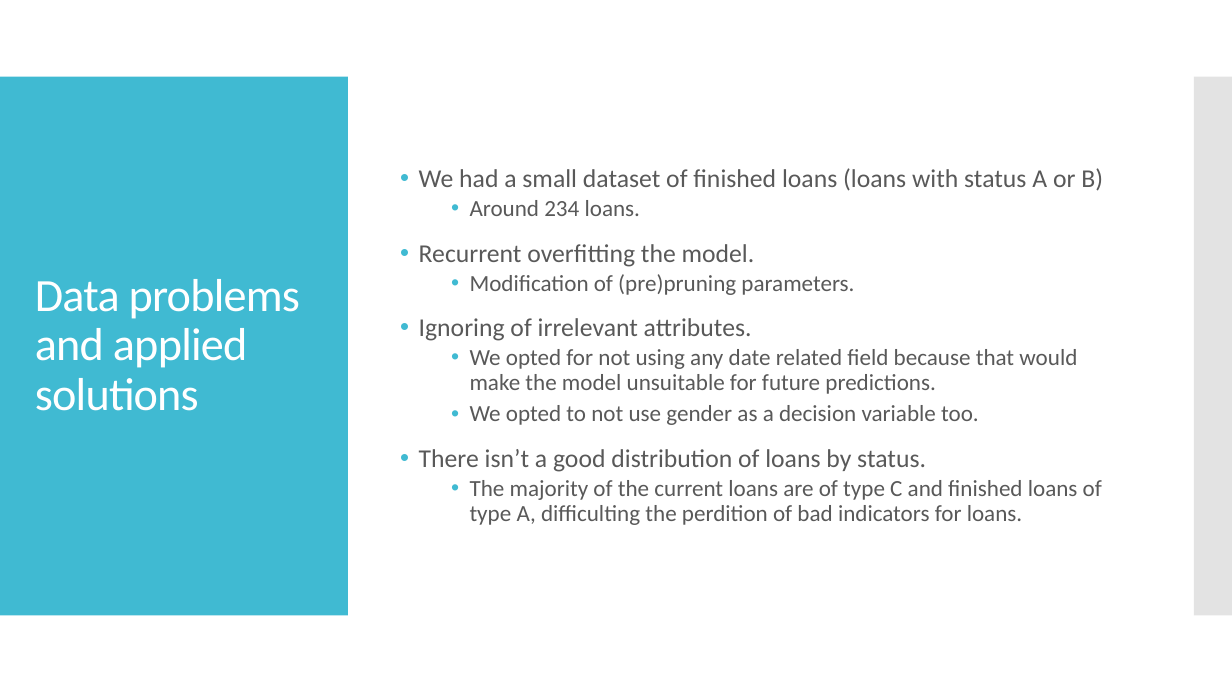
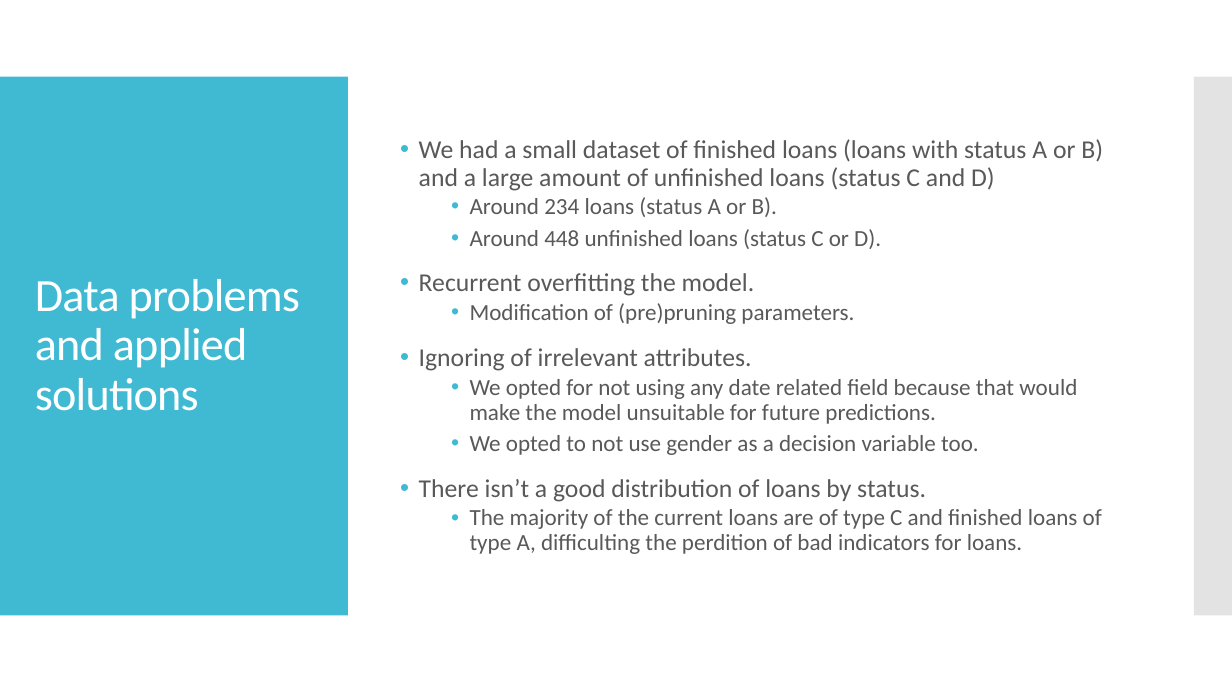
Before and after one commit to jpdias/banking-dm-case-study, a slide deck: slide 16 of Banking Data Mining.pptx. Drawn at 1232x693 pixels with LibreOffice and Linux fonts; fonts in the diff are those of the drawing. Boxes give left, top, right and bottom in pixels: in the first picture for what was removed or moved away, otherwise in the second. Text is boxed around its words. In the diff, an @@ line names an element or a change of style, - is before the commit and + after.

```diff
--- a/Banking Data Mining.pptx
+++ b/Banking Data Mining.pptx
@@ text at box(419, 139, 1103, 249): text changed @@
-• We had a small dataset of finished loans (loans with status A or B)
-  • Around 234 loans.
+• We had a small dataset of finished loans (loans with status A or B) and a large amount of unfinished loans (status C and D)
+  • Around 234 loans (status A or B).
+  • Around 448 unfinished loans (status C or D).
```
Also in this commit, not shown: 1 other slide changed, 3 slides added, 2 slides removed, 6 other files.
